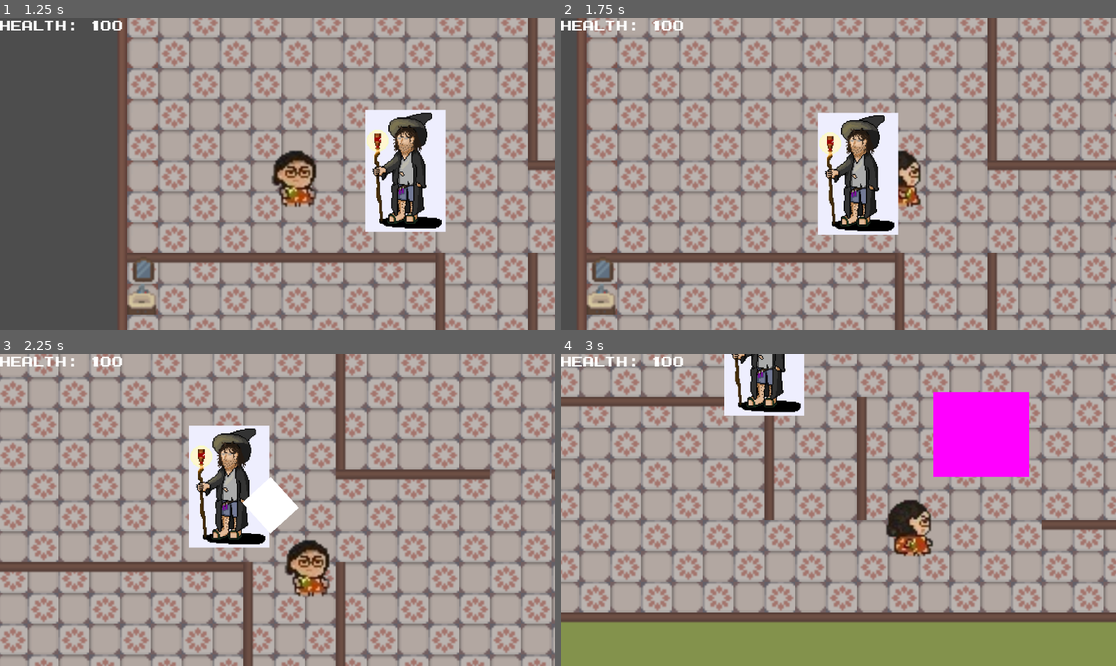
Above: before the commit, frames 1-4 (two rows, left to right).
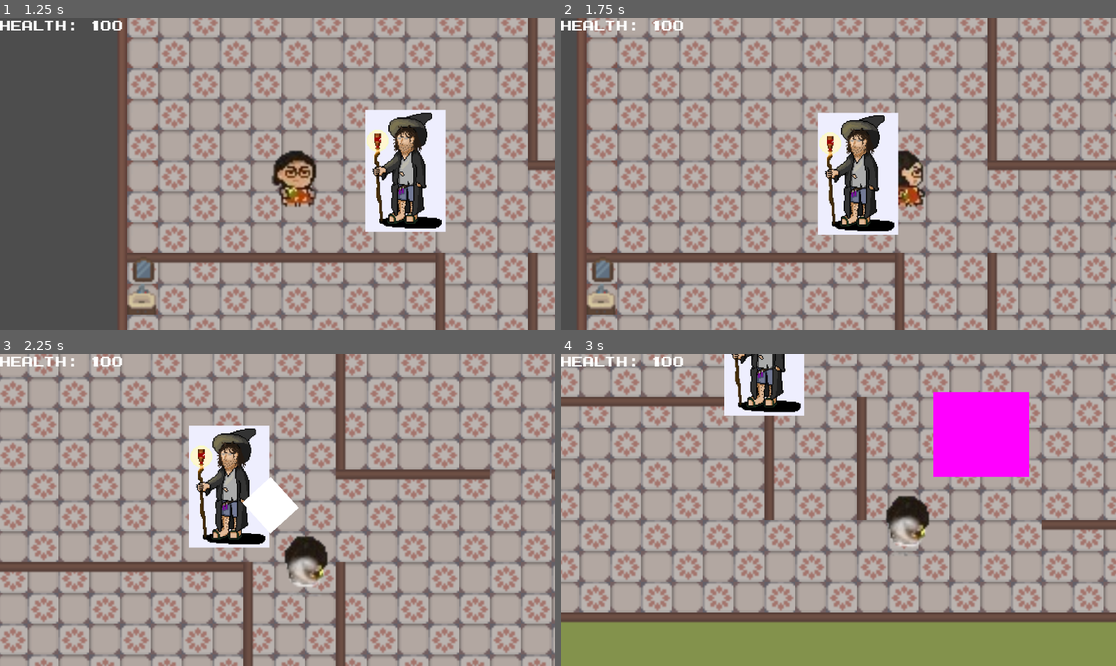
Above: after the commit, the same moments.

Repository: xntle/MOMFURY
Game: Godot game, scene res://scene/main_menu.tscn
The game is run twice, just before and just after one commit, with the same random seed, the same clock (stepped at 60 frames per second) and the same inputs.
Inputs:
- Up to frame 1 (1.25 s): click "Start" at 0.5 s
- Up to frame 2 (1.75 s): hold D (move_right) from 1.28 s (still down); tap Space (roll) at 1.35 s
- Up to frame 3 (2.25 s): release D (move_right) at 2.03 s; hold S (move_down) from 2.03 s (still down); tap Space (roll) at 2.1 s
- Up to frame 4 (3 s): release S (move_down) at 2.78 s; hold D (move_right) from 2.78 s (still down); tap Space (roll) at 2.85 s

Frame 1 is identical in both runs. In frame 2, 0.4% of the frame differs, in the area x 60-66%, y 42-61%; in frame 3, 1.1%, in the area x 51-60%, y 58-78%; in frame 4, 1.1%.

Commit message:
update roll dodge script

Diff:
--- a/scripts/player.gd
+++ b/scripts/player.gd
@@ -75,13 +75,22 @@
 
 
 	# dodge rolling
-	if Input.is_action_just_pressed("roll") and cooldown_timer <= 0 and direction != Vector2.ZERO:
+	if Input.is_action_just_pressed("roll") and cooldown_timer <= 0.0:
+		var roll_input_dir := direction
+
+		# If no current input, roll in the last move direction (facing)
+		if roll_input_dir == Vector2.ZERO:
+			roll_input_dir = last_move_dir
+
+	# Safety: if last_move_dir was ever zero (just in case), don't start roll
+		if roll_input_dir == Vector2.ZERO:
+			return
+
 		is_rolling = true
 		roll_timer = roll_time
-		roll_dir = direction.normalized()
+		roll_dir = roll_input_dir.normalized()
 		collision_mask = roll_mask
-
-
+		anim.play("roll")
 		return
 
 	# normal movement
@@ -118,6 +127,11 @@
 
 
 func _update_animation() -> void:
+	if is_rolling:
+		if anim.current_animation != "roll":
+			anim.play("roll")
+		return
+
 	var is_moving := direction != Vector2.ZERO and not is_rolling
 	var dir_vec := last_move_dir
 
